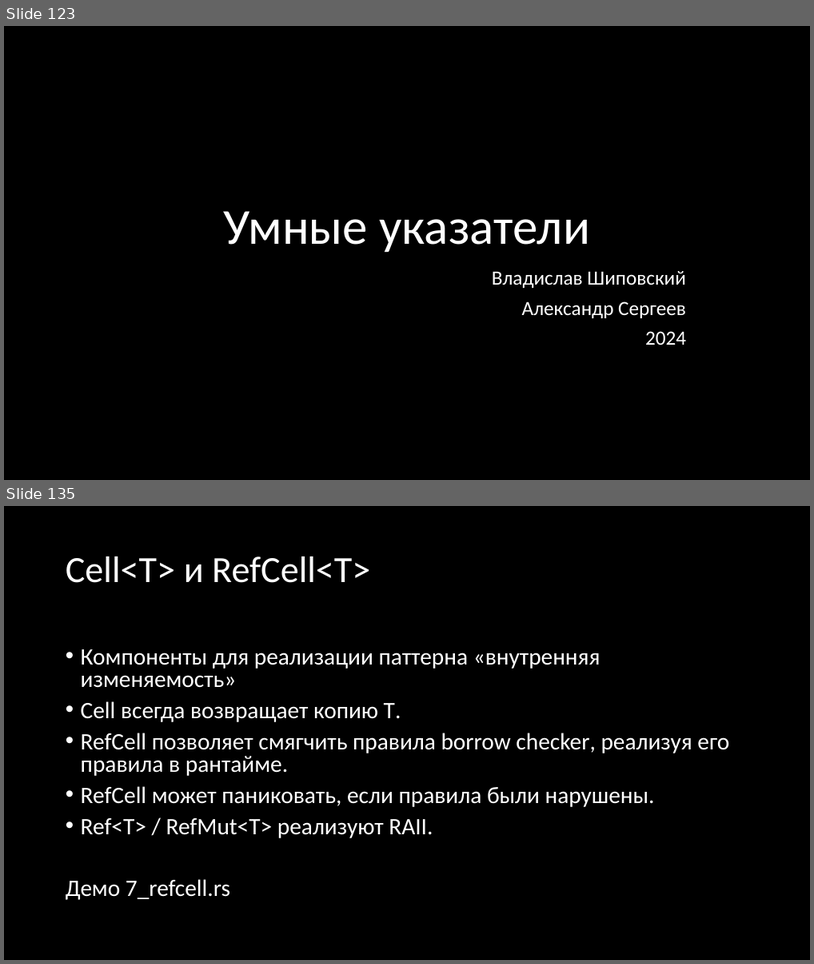
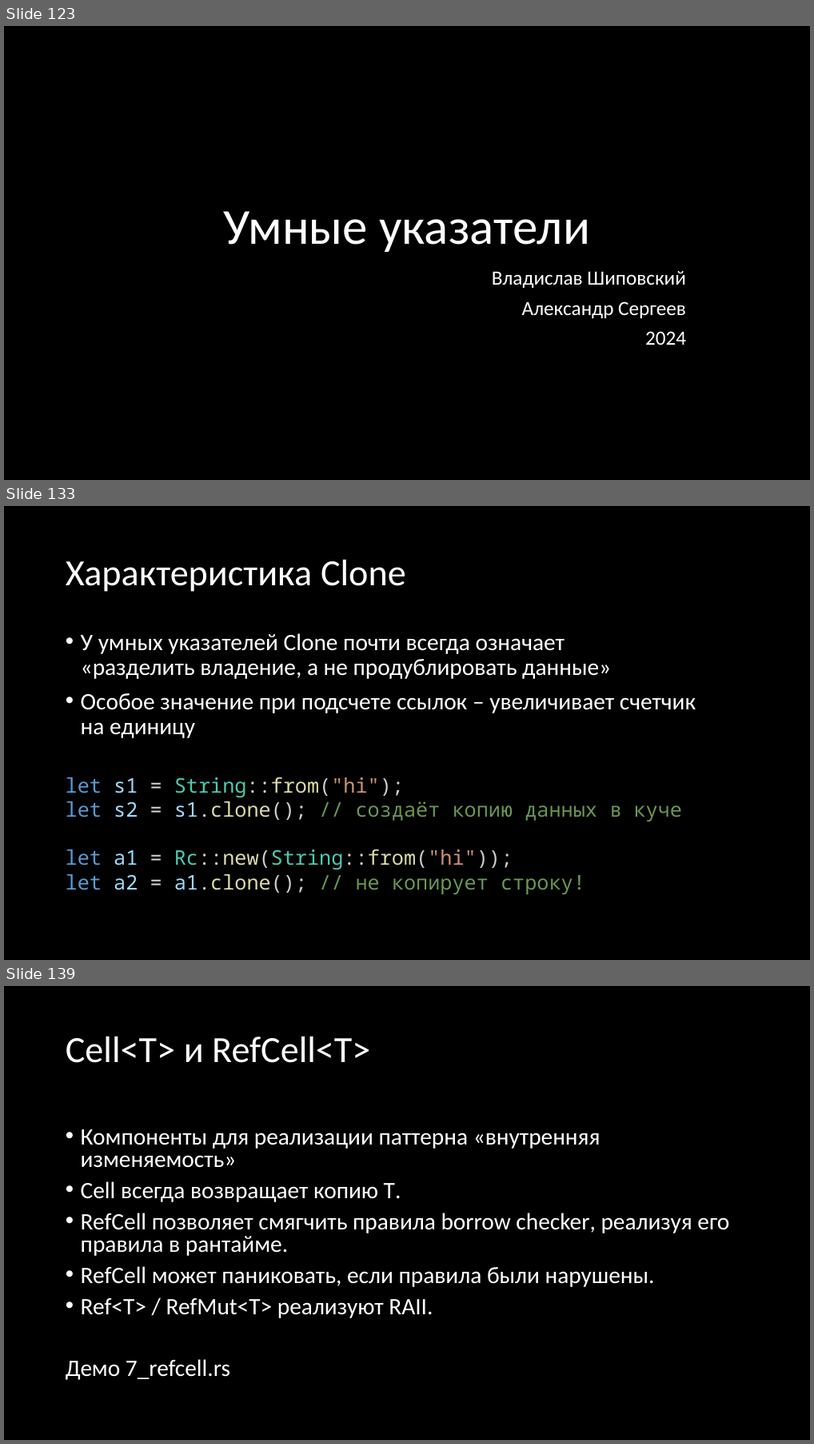
Before and after one commit to Gordon01/learn-rust, a slide deck: keynotes/Rust 2024.pptx. Shown one above the other, each under a label of ours: slides 123 and 135 before the commit, slides 123, 133 and 139 after it; the slides between them are not shown. The pictures are 814x964 and 814x1444 pixels, drawn with LibreOffice and Linux fonts; fonts in the diff are those of the drawing. Boxes give left, top, right and bottom in pixels: in the first picture for what was removed or moved away, otherwise in the second. Text is boxed around its words. In the diff, an @@ line names an element or a change of style, - is before the commit and + after.

```diff
--- a/keynotes/Rust 2024.pptx
+++ b/keynotes/Rust 2024.pptx
@@ slide 133 added at (x1=4, y1=506, x2=810, y2=960), background #000000 @@
@@ title added at (x1=66, y1=560, x2=406, y2=592), 44 pt, text #FFFFFF @@
+Характеристика Clone
@@ text added at (x1=81, y1=633, x2=696, y2=738), 28 pt, text #FFFFFF @@
+• У умных указателей Clone почти всегда означает
+  «разделить владение, а не продублировать данные»
+• Особое значение при подсчете ссылок – увеличивает счетчик
+  на единицу
@@ text added at (x1=66, y1=776, x2=682, y2=894), 24 pt, text #6A9955 @@
+let s1 = String::from("hi");
+let s2 = s1.clone(); // создаёт копию данных в куче
+let a1 = Rc::new(String::from("hi"));
+let a2 = a1.clone(); // не копирует строку!
@@ what was slide 135 is now slide 139 @@
```
Also in this commit, not shown: 4 slides changed, 16 other slides added, 2 slides removed, 1 other file.
